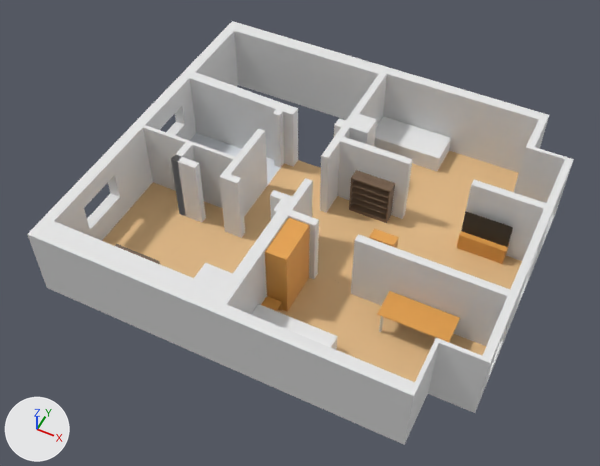
The Blender file Blender/Home.blend, before and after one commit.
Before and after are seen from a 50 mm lens placed at (6.2, -13.79, 16.28), pointed at (-0.1, -1.19, 0.53). Lighting does not change. The marker at lower left points along +X, +Y and +Z.

In view in the first picture: 'Bett', 'BettKlein', 'Desk', 'DoorBathroom', 'DoorHouse', 'DoorKitchen', 'DoorLivingRoom', 'DoorSleeping', 'DoorWorking', 'FloorBathroom', 'FloorHallway', 'FloorKitchen', 'FloorLivingRoom', 'FloorSleeping', 'FloorWorking', 'RegalDami', 'Schrank', 'TV', 'Walls'.
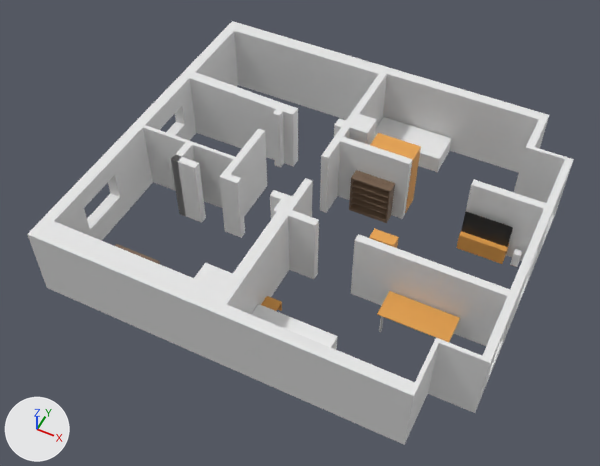
Changed parts and their boxes (x1, y1, x2, y2) in the pictures (600 x 466 px):
'FloorKitchen', hidden: before (102, 182, 254, 278)
'FloorSleeping', hidden: before (277, 278, 486, 382)
'FloorLivingRoom', hidden: before (318, 196, 522, 289)
'FloorWorking', hidden: before (405, 151, 519, 233)
'Schrank', moved, turned: before (265, 218, 310, 312); after (370, 133, 421, 213)
'BettKlein', moved: before (374, 116, 451, 171); after (375, 117, 452, 172)
'FloorHallway', hidden: before (244, 163, 321, 237)
'FloorBathroom', hidden: before (190, 133, 275, 175)
'DoorWorking', hidden: before (403, 214, 460, 238)
'DoorSleeping', hidden: before (314, 274, 351, 294)
'DoorHouse', hidden: before (294, 160, 321, 176)
'Cube', added: after (510, 249, 522, 267)
'DoorBathroom', hidden: before (267, 166, 280, 186)
'DoorKitchen', hidden: before (242, 233, 258, 243)
'DoorLivingRoom', hidden: before (315, 211, 326, 224)

Patch to the scene script:
```diff
--- a/Blender/Home.blend.py
+++ b/Blender/Home.blend.py
@@ me_cube @@
+me_cube.from_pydata([(-0.09, -0.09, 0.0), (-0.09, -0.09, 0.45), (-0.09, 0.09, 0.0), (-0.09, 0.09, 0.45), (0.09, -0.09, 0.0), (0.09, -0.09, 0.45), (0.09, 0.09, 0.0), (0.09, 0.09, 0.45), (-0.09, -0.09, 0.02), (-0.09, 0.09, 0.02), (0.09, 0.09, 0.02), (0.09, -0.09, 0.02)], [], [(8, 1, 3, 9), (9, 3, 7, 10), (10, 7, 5, 11), (11, 5, 1, 8), (2, 6, 4, 0), (7, 3, 1, 5), (4, 11, 8, 0), (6, 10, 11, 4), (2, 9, 10, 6), (0, 8, 9, 2)])
+for i in [*range(0, 4), 5]: me_cube.polygons[i].material_index = 1
+me_cube.materials.append(mat_materialvitrine)  # brown #77604c
+me_cube.materials.append(mat_materialbett)  # white #f0f0f0
@@ ob_doorbathroom @@
 ob_doorbathroom.location = (-2.03, 0.76, 0.0)
+ob_doorbathroom.hide_set(True)  # its collection is switched off
@@ ob_doorhouse @@
 ob_doorhouse.location = (-1.03, 1.46, 0.0)
+ob_doorhouse.hide_set(True)  # its collection is switched off
@@ ob_doorkitchen @@
 ob_doorkitchen.location = (-1.17, -1.6, 0.0)
+ob_doorkitchen.hide_set(True)  # its collection is switched off
@@ ob_doorlivingroom @@
 ob_doorlivingroom.location = (-0.13, -0.34, 0.0)
+ob_doorlivingroom.hide_set(True)  # its collection is switched off
@@ ob_doorsleeping @@
 ob_doorsleeping.location = (1.25, -1.97, 0.0)
+ob_doorsleeping.hide_set(True)  # its collection is switched off
@@ ob_doorworking @@
 ob_doorworking.location = (2.78, 1.0, 0.0)
+ob_doorworking.hide_set(True)  # its collection is switched off
@@ ob_floorbathroom @@
 ob_floorbathroom.location = (-3.29, 0.01, 0.0)
+ob_floorbathroom.hide_set(True)  # its collection is switched off
@@ ob_floorhallway @@
 ob_floorhallway.location = (-0.79, -0.09, 0.0)
+ob_floorhallway.hide_set(True)  # its collection is switched off
@@ ob_floorkitchen @@
 ob_floorkitchen.location = (-3.29, -3.29, 0.0)
+ob_floorkitchen.hide_set(True)  # its collection is switched off
@@ ob_floorlivingroom @@
 ob_floorlivingroom.location = (1.51, -0.49, 0.0)
+ob_floorlivingroom.hide_set(True)  # its collection is switched off
@@ ob_floorsleeping @@
 ob_floorsleeping.location = (1.51, -3.59, 0.0)
+ob_floorsleeping.hide_set(True)  # its collection is switched off
@@ ob_floorworking @@
 ob_floorworking.location = (1.51, 2.51, 0.0)
+ob_floorworking.hide_set(True)  # its collection is switched off
@@ ob_schrank @@
 ob_schrank = bpy.data.objects.new('Schrank', me_meshschrank)
-ob_schrank.location = (0.29, -2.6, 0.0)
-ob_schrank.rotation_euler = (0.0, 0.0, 1.571)  # degrees (0, 0, 90)
+ob_schrank.location = (1.31, 1.41, 0.0)
@@ ob_bettklein @@
 ob_bettklein = bpy.data.objects.new('BettKlein', me_meshbettklein)
-ob_bettklein.location = (1.06, 3.5, 0.0)
+ob_bettklein.location = (1.08, 3.48, 0.0)
 ob_bettklein.rotation_euler = (0.0, 0.0, 1.571)  # degrees (0, 0, 90)
@@ ob_cube @@
+ob_cube = bpy.data.objects.new('Cube', me_cube)
+ob_cube.location = (5.03, 0.73, 0.0)
```
